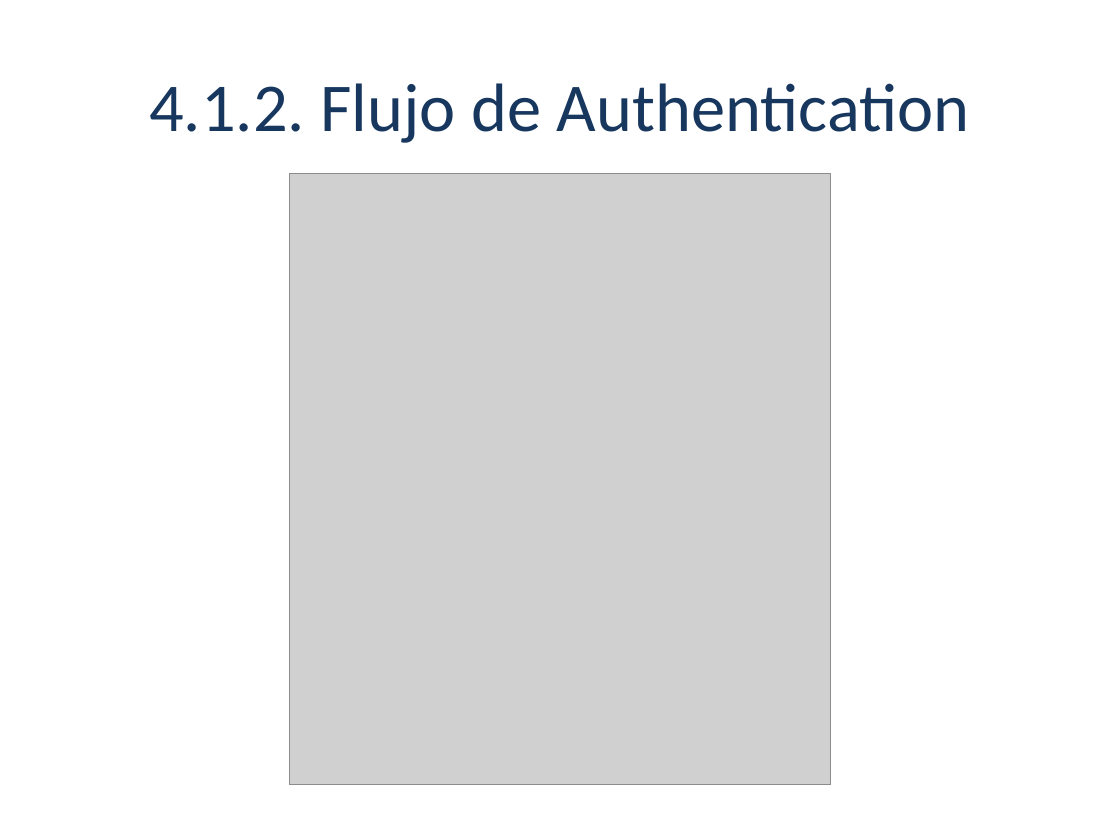
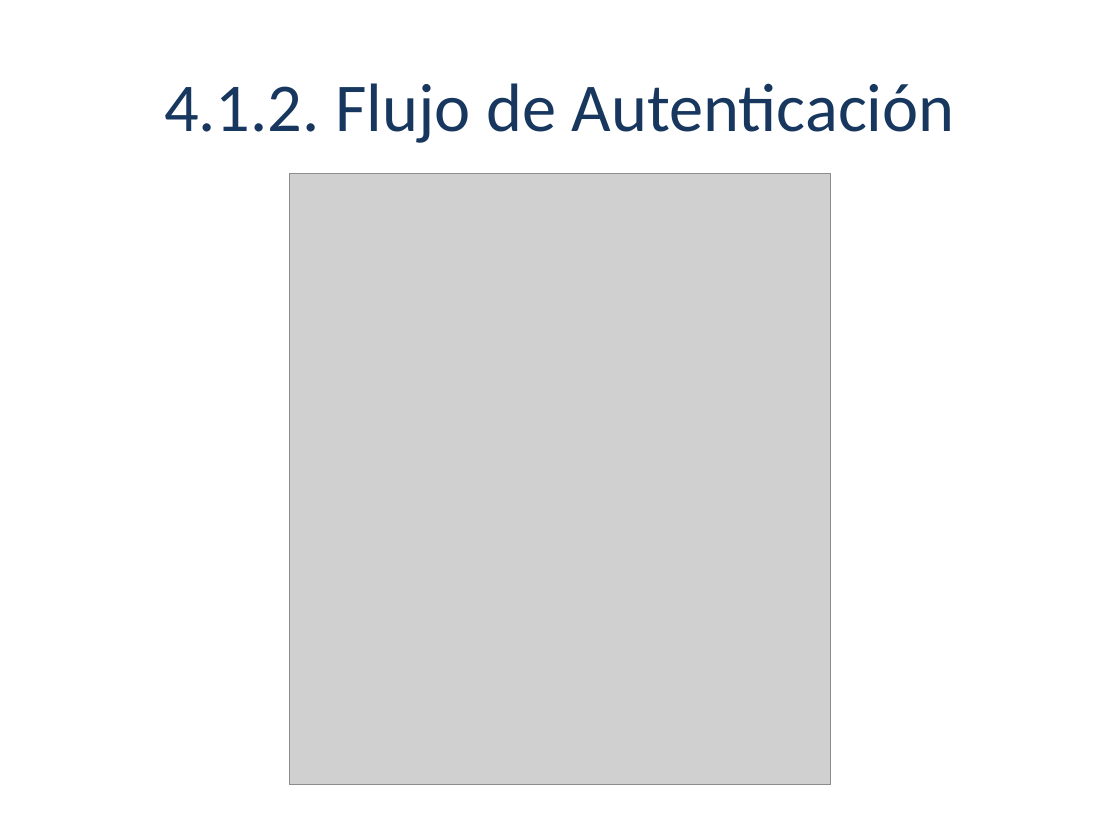
Before and after one commit to Nachetto/2damnotebook, a slide deck: slide 8 of TFG/Finale/GamingHub_TFG_Presentacion.pptx. Drawn at 1120x840 pixels with LibreOffice and Linux fonts; fonts in the diff are those of the drawing; grey boxes stand for pictures; background and template pictures are left out. Boxes give left, top, right and bottom in pixels: in the first picture for what was removed or moved away, otherwise in the second. Text is boxed around its words. In the diff, an @@ line names an element or a change of style, - is before the commit and + after.

```diff
--- a/TFG/Finale/GamingHub_TFG_Presentacion.pptx
+++ b/TFG/Finale/GamingHub_TFG_Presentacion.pptx
@@ title at box(164, 83, 955, 143): text changed @@
-4.1.2. Flujo de Authentication
+4.1.2. Flujo de Autenticación
```
Also in this commit, not shown: 2 other slides changed, 2 slides added.
